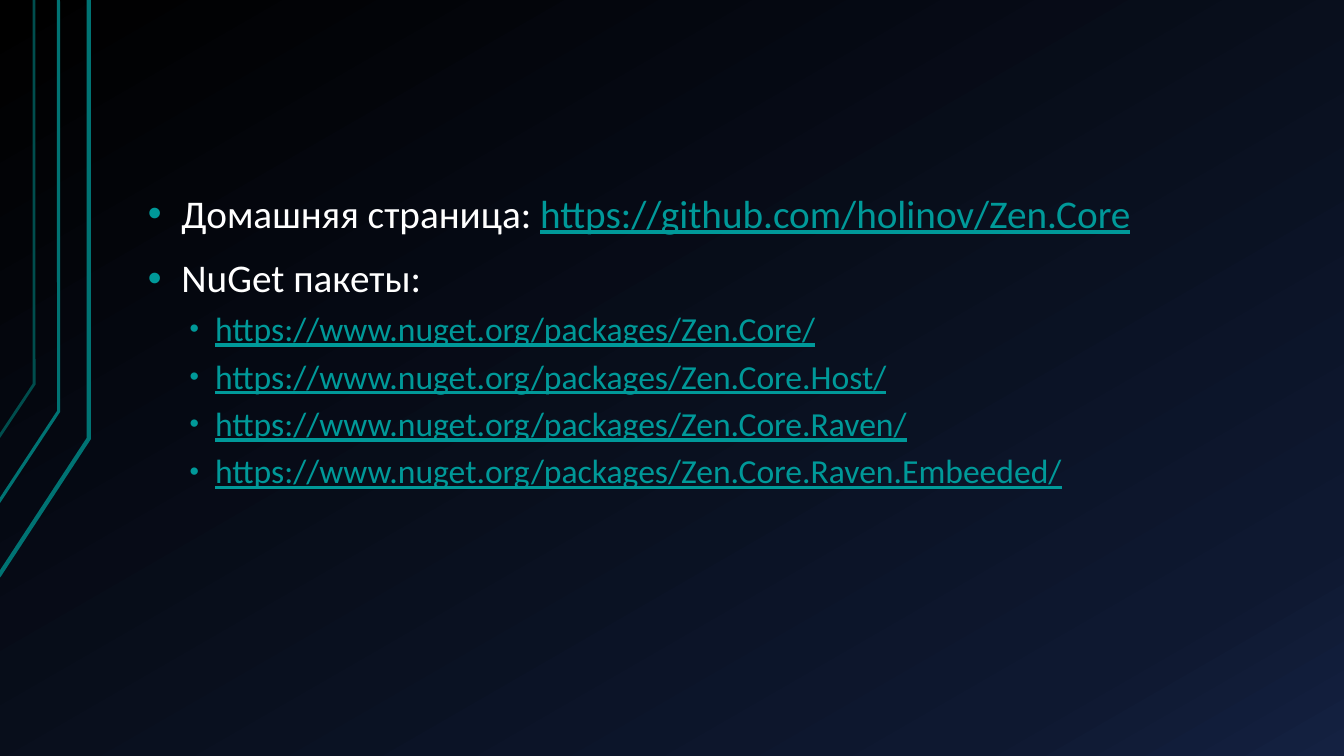
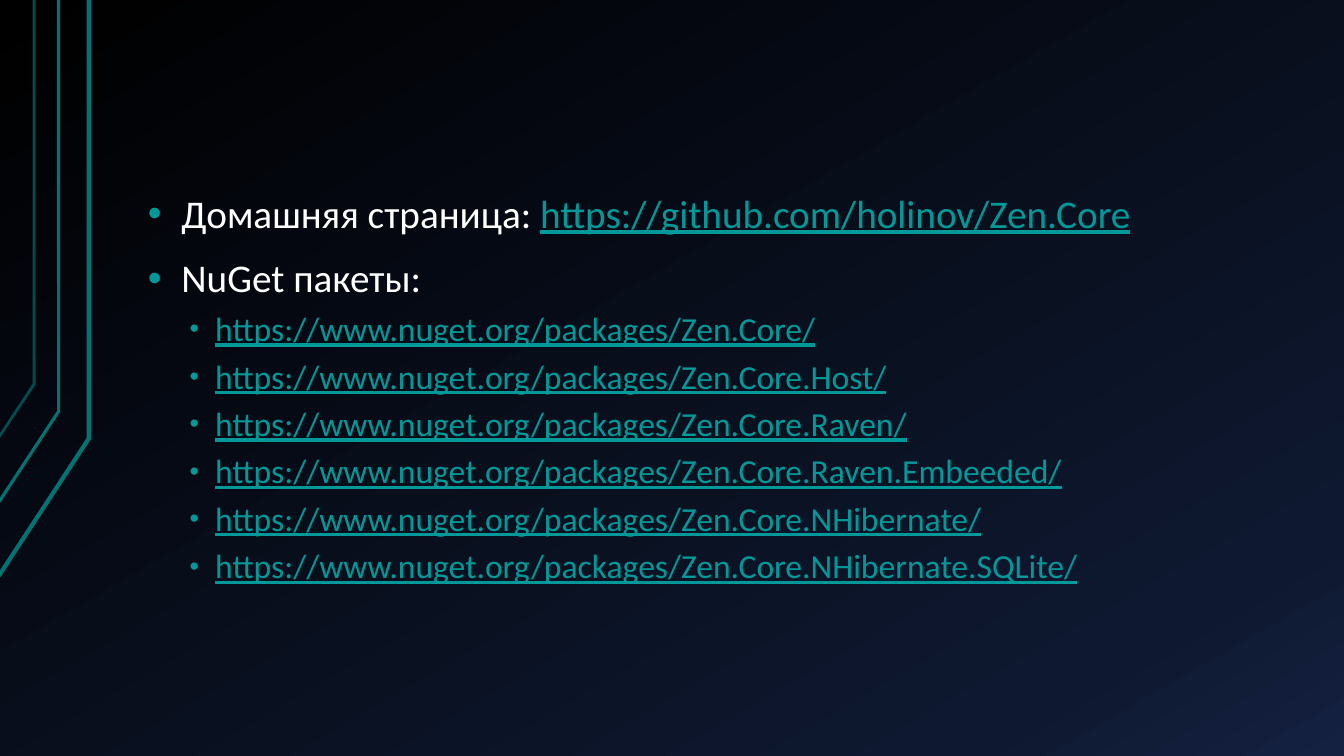
Before and after one commit to holinov/Zen.Core, a slide deck: slide 9 of docs/ZenCore.pptx. Drawn at 1344x756 pixels with LibreOffice and Linux fonts; fonts in the diff are those of the drawing. Boxes give left, top, right and bottom in pixels: in the first picture for what was removed or moved away, otherwise in the second. Text is boxed around its words. In the diff, an @@ line names an element or a change of style, - is before the commit and + after.

```diff
--- a/docs/ZenCore.pptx
+++ b/docs/ZenCore.pptx
@@ text at (215, 507, 1077, 584): paragraphs added @@
+  • https://www.nuget.org/packages/Zen.Core.NHibernate/
+  • https://www.nuget.org/packages/Zen.Core.NHibernate.SQLite/
```
Also in this commit, not shown: 1 other slide changed, 30 other files.
